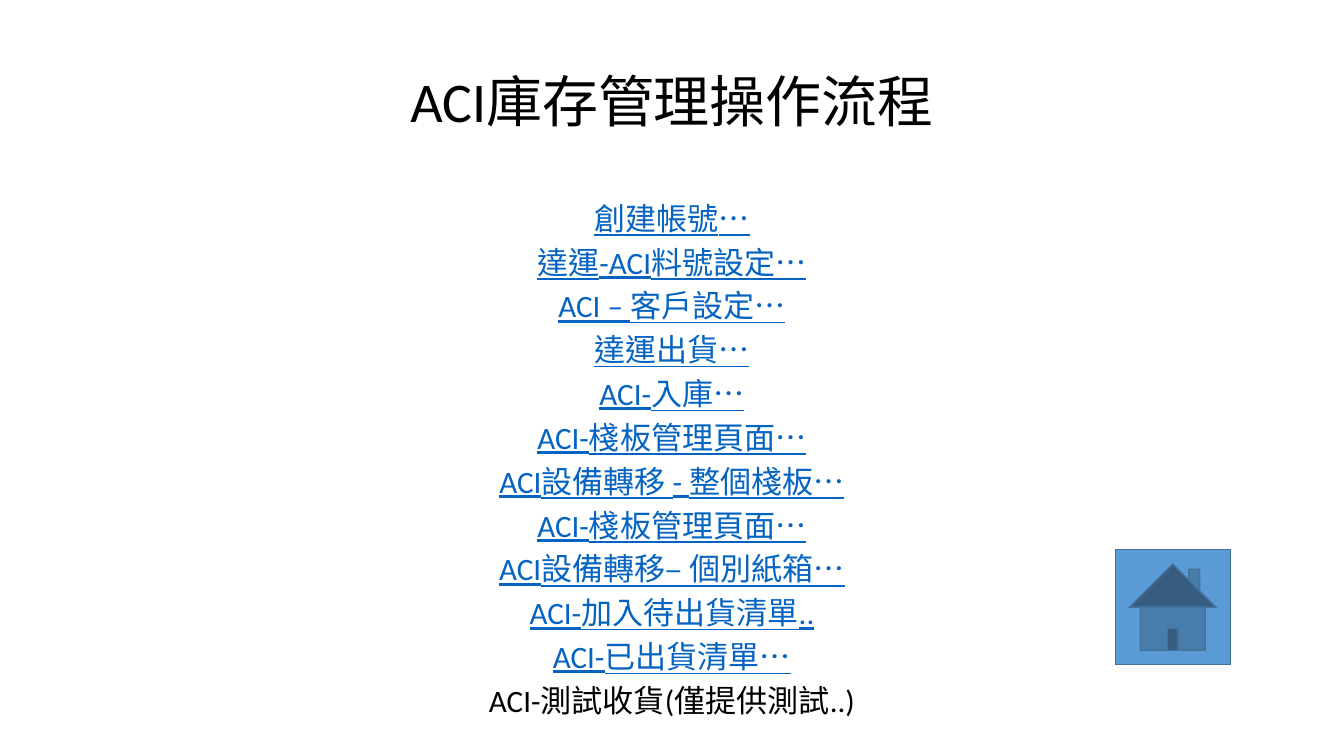
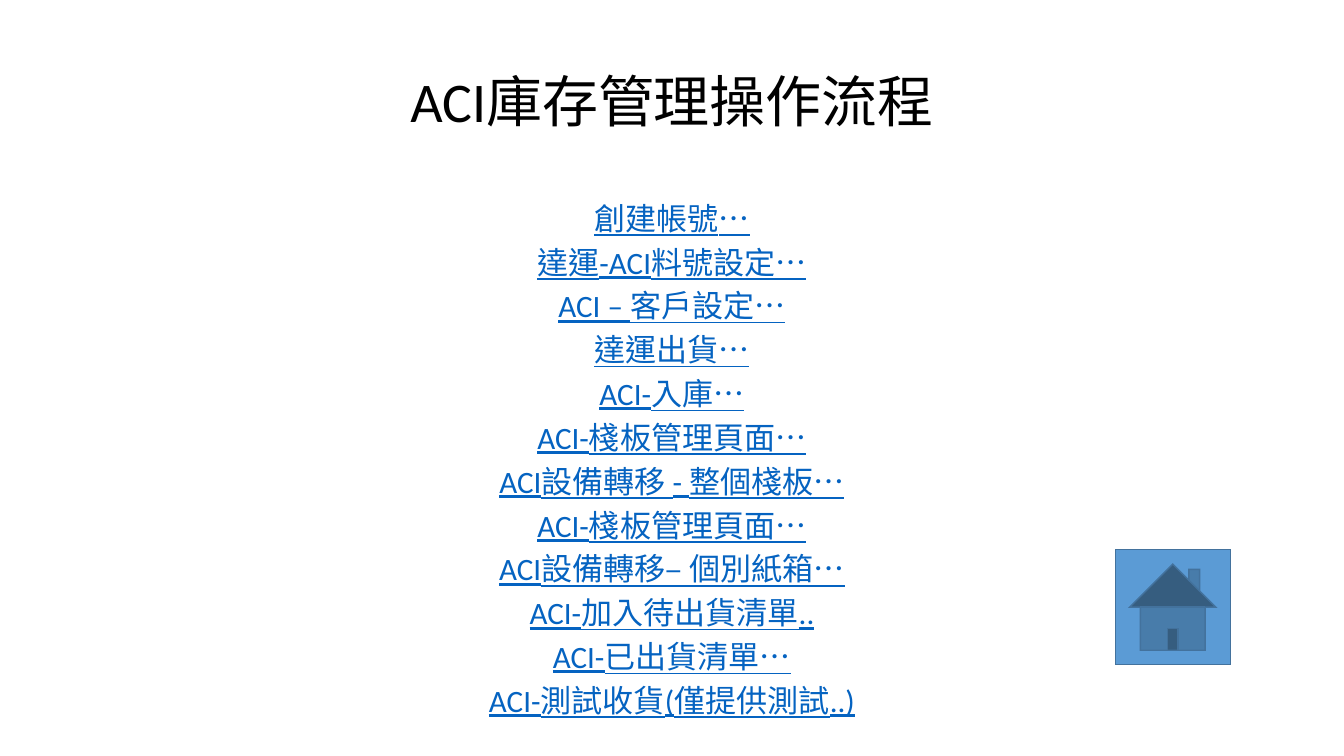
Before and after one commit to CrayHung/twoway-scanner, a slide deck: slide 1 of ACI庫存操作.pptx. Drawn at 1344x756 pixels with LibreOffice and Linux fonts; fonts in the diff are those of the drawing. Boxes give left, top, right and bottom in pixels: in the first picture for what was removed or moved away, otherwise in the second. Text is boxed around its words. In the diff, an @@ line names an element or a change of style, - is before the commit and + after.

Commit message:
測試頁面確保能抓到part表

```diff
--- a/ACI庫存操作.pptx
+++ b/ACI庫存操作.pptx
@@ text at (489, 686, 855, 718): text colour #000000 to #0563C1, underline on in "ACI-測試收貨(僅提供測試..)" @@
```
Also in this commit, not shown: 4 other files.
